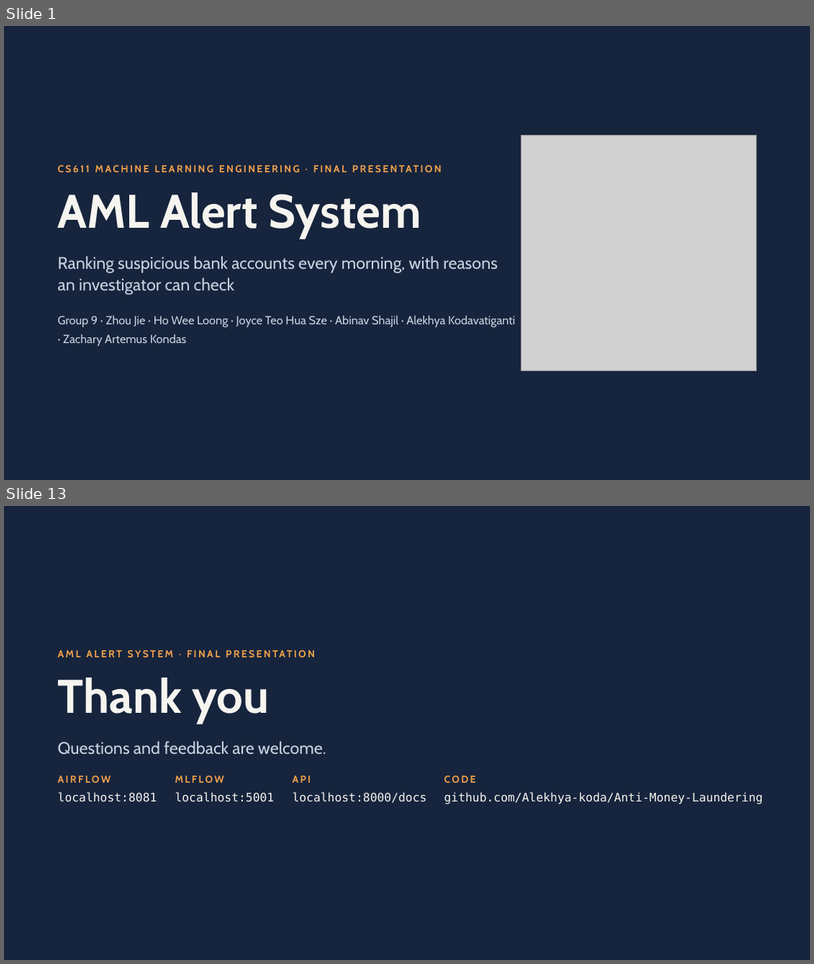
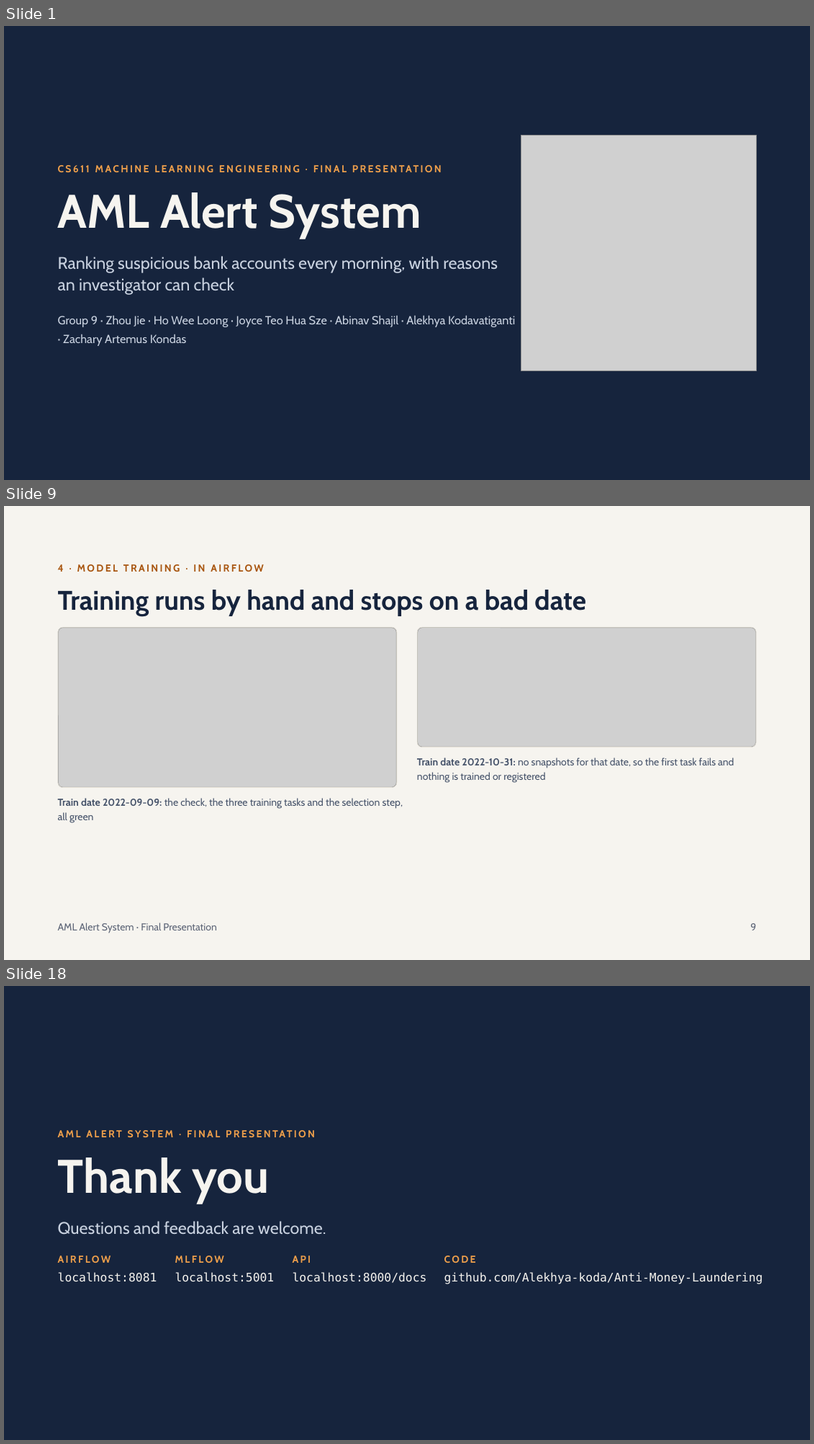
Before and after one commit to Alekhya-koda/Anti-Money-Laundering, a slide deck: reports/AML Alert System Final Presentation.pptx. Shown one above the other, each under a label of ours: slides 1 and 13 before the commit, slides 1, 9 and 18 after it; the slides between them are not shown. The pictures are 814x964 and 814x1444 pixels, drawn with LibreOffice and Linux fonts; fonts in the diff are those of the drawing; grey boxes stand for pictures. Boxes give left, top, right and bottom in pixels: in the first picture for what was removed or moved away, otherwise in the second. Text is boxed around its words. In the diff, an @@ line names an element or a change of style, - is before the commit and + after.

```diff
--- a/reports/AML Alert System Final Presentation.pptx
+++ b/reports/AML Alert System Final Presentation.pptx
@@ slide 9 added at <box>4,506,810,960</box>, background #F6F4EF @@
@@ text added at <box>58,564,264,572</box>, 12 pt, text #A8550F, bold @@
+4 · MODEL TRAINING · IN AIRFLOW
@@ title added at <box>58,590,586,615</box>, 32 pt, text #16243D, bold @@
+Training runs by hand and stops on a bad date
@@ rounded rectangle added at <box>58,627,397,788</box>, fill #FFFFFF @@
@@ rounded rectangle added at <box>58,627,396,788</box>, outline #E3DFD4 0.5 pt @@
@@ picture added at <box>59,628,397,788</box> @@
@@ rounded rectangle added at <box>417,627,756,747</box>, fill #FFFFFF @@
@@ picture added at <box>418,628,756,746</box> @@
@@ rounded rectangle added at <box>418,627,756,746</box>, outline #E3DFD4 0.5 pt @@
@@ text added at <box>417,757,734,782</box>, 12 pt, text #46536A @@
+Train date 2022-10-31: no snapshots for that date, so the first task fails and nothing is trained or registered
@@ text added at <box>58,798,403,823</box>, 12 pt, text #46536A @@
+Train date 2022-09-09: the check, the three training tasks and the selection step, all green
@@ text added at <box>58,922,216,933</box>, 12 pt, text #5D6577 @@
+AML Alert System · Final Presentation
@@ text added at <box>751,923,756,930</box>, 12 pt, text #5D6577 @@
+9
@@ what was slide 13 is now slide 18 @@
```
Also in this commit, not shown: 11 slides changed, 4 other slides added, 5 other files.
